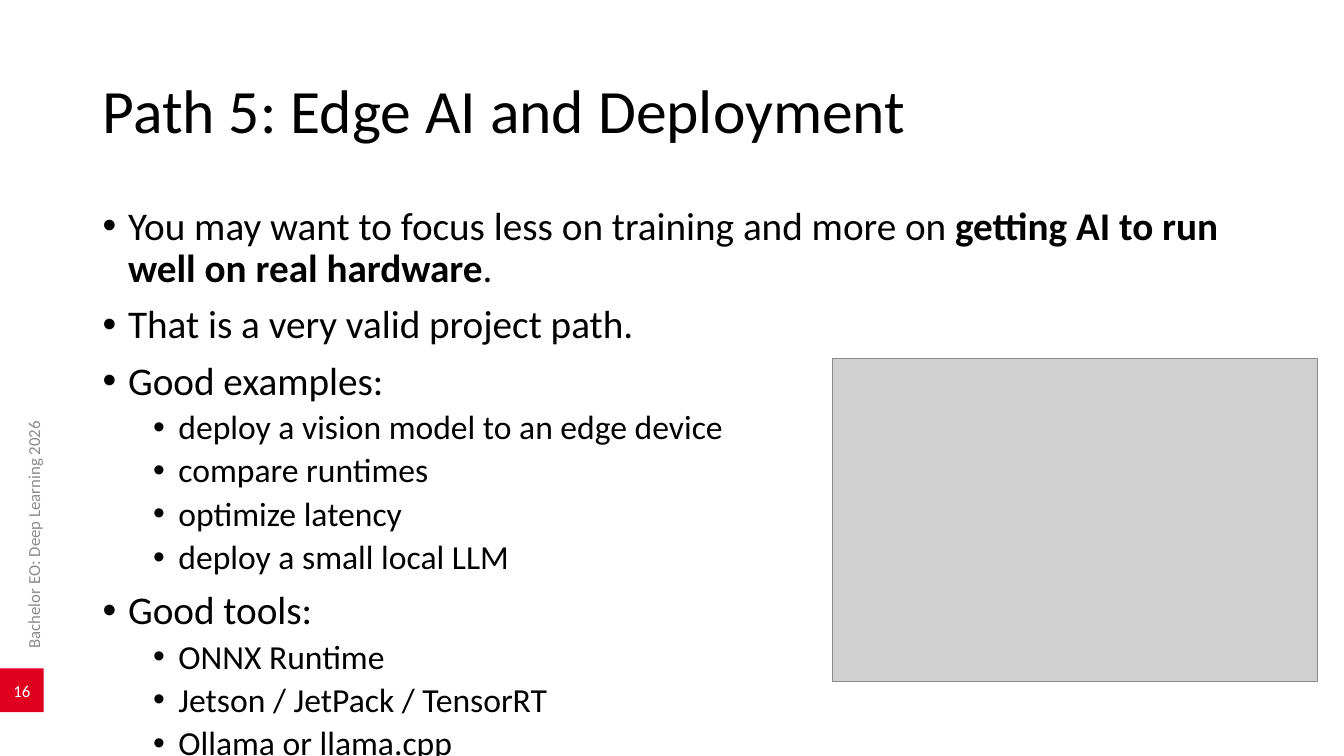
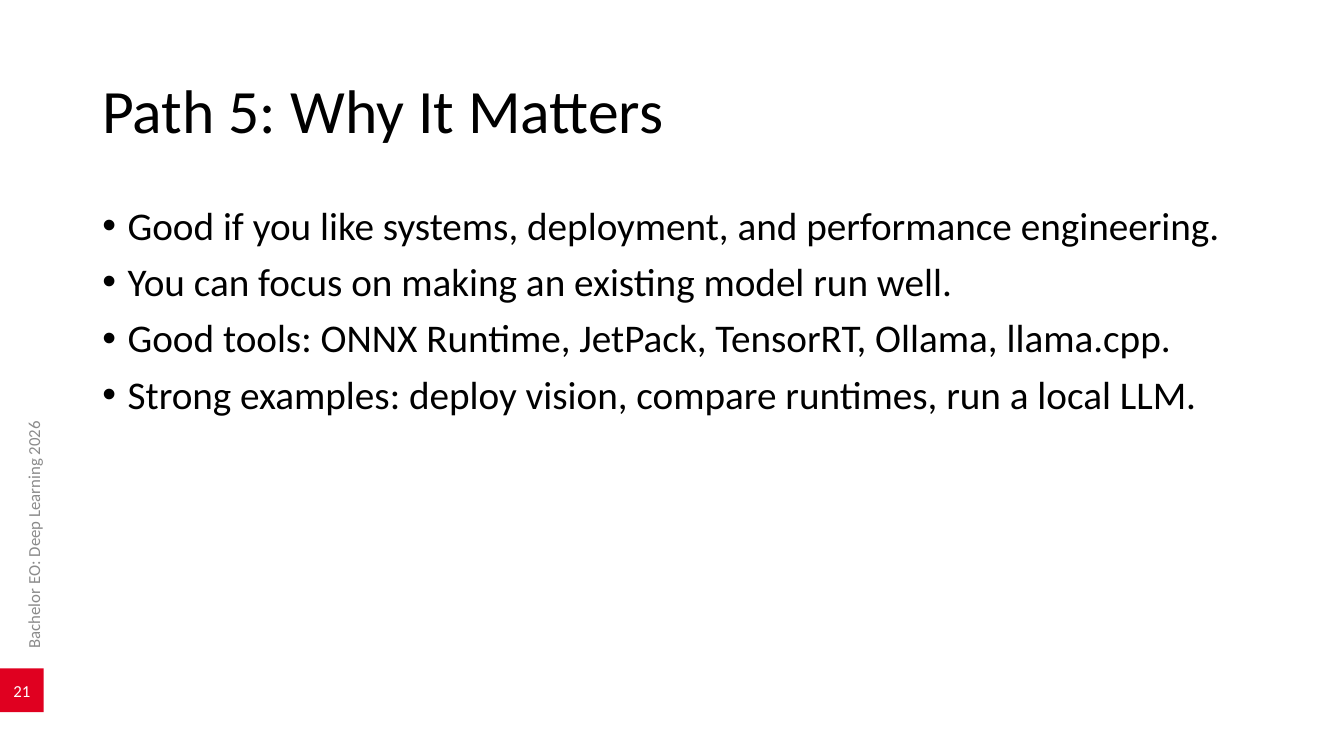
Before and after one commit to AlexanderDhoore/deep-learning-2026, a slide deck: slide 21 of slides/deep-learning-project-directions.pptx (slide 16 before the commit). Drawn at 1344x756 pixels with LibreOffice and Linux fonts; fonts in the diff are those of the drawing; grey boxes stand for pictures; background and template pictures are left out. Boxes give left, top, right and bottom in pixels: in the first picture for what was removed or moved away, otherwise in the second. Text is boxed around its words. In the diff, an @@ line names an element or a change of style, - is before the commit and + after.

Commit message:
Expand technical path explanations

```diff
--- a/slides/deep-learning-project-directions.pptx
+++ b/slides/deep-learning-project-directions.pptx
@@ title at (102,90,663,143): text changed @@
-Path 5: Edge AI and Deployment
+Path 5: Why It Matters
@@ text at (128,212,1219,416): text changed; size 24 to 28 pt @@
-• You may want to focus less on training and more on getting AI to run well on real hardware.
-• That is a very valid project path.
-• Good examples:
-  • deploy a vision model to an edge device
-  • compare runtimes
-  • optimize latency
-  • deploy a small local LLM
-• Good tools:
-  • ONNX Runtime
-  • Jetson / JetPack / TensorRT
-  • Ollama or llama.cpp
+• Good if you like systems, deployment, and performance engineering.
+• You can focus on making an existing model run well.
+• Good tools: ONNX Runtime, JetPack, TensorRT, Ollama, llama.cpp.
+• Strong examples: deploy vision, compare runtimes, run a local LLM.
@@ picture removed at (833,359,1318,683) @@
@@ page number at (13,686,30,697): text changed @@
-16
+21
```
Also in this commit, not shown: 3 other slides changed, 6 slides added, 1 slide removed, 4 other files.
